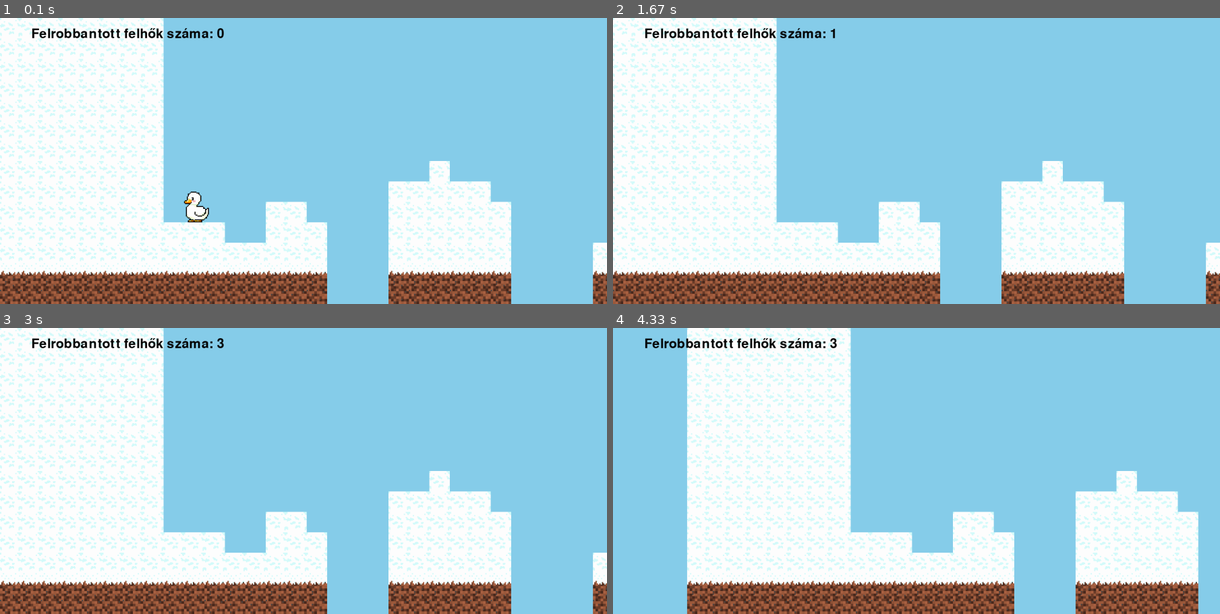
Above: before the commit, frames 1-4 (two rows, left to right).
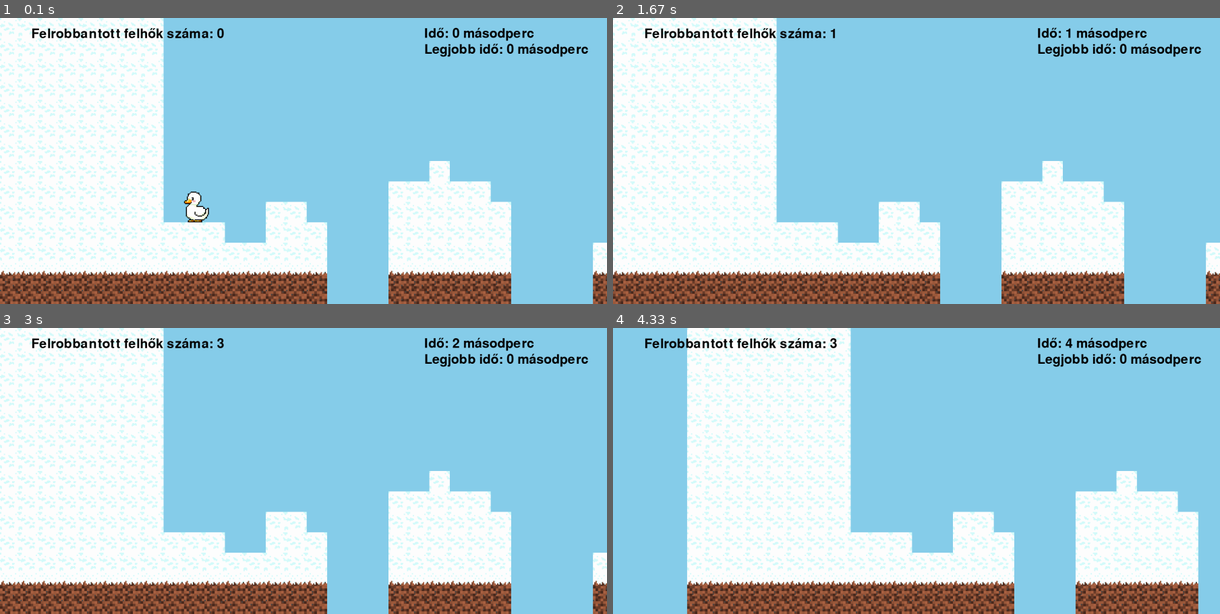
Above: after the commit, the same moments.

Repository: pinterroniaron/Pygame_minta
Game: pygame game, started from main.py
The game is run twice, just before and just after one commit, with the same random seed, the same clock (stepped at 60 frames per second) and the same inputs.
Inputs (mouse positions are in pixels of both pictures, inside the frame that each line leads up to):
- Up to frame 1 (0.1 s): no input
- Up to frame 2 (1.67 s): hold T 0.33-0.8 s; hold Right 0.33-0.8 s; hold R 0.83-1.3 s; hold Right 0.83-1.3 s; click (1213, 123) at 1.38 s
- Up to frame 3 (3 s): click (600, 405) at 2.22 s; click (606, 485) at 2.55 s
- Up to frame 4 (4.33 s): hold Left from 3.83 s (still down)

The runs differ from the first frame. In frame 1, 0.8% of the frame differs, in the area x 70-97%, y 3-14%; in frame 2, 0.8%; in frame 3, 0.8%; in frame 4, 0.8%.

Commit message:
timer, time log

Diff:
--- a/main.py
+++ b/main.py
@@ -1,3 +1,4 @@
+from os import write
 import pygame
 from cloud import Cloud
 from level import Level
@@ -11,15 +12,27 @@
 clouds_group: pygame.sprite.Group = pygame.sprite.Group()
 level: Level = Level(level_map, screen, clouds_group)
 
+
 font_colour = (0, 0, 0)
-time_prev = None
 sky = (135, 206, 235)
+running: bool = True
+best = 1000000
+best_time = 0
+prev_time = 0
+
+while running:
+    time = (int(pygame.time.get_ticks() / 1000) - prev_time)
+
+    with open("records.txt", "r", encoding="utf-8") as file:
+        for line in file:
+            number = int(line.strip())
+            if number < best:
+                best = number
+
+    if best != 1000000:
+        best_time = best
 
 
-running: bool = True
-while running:
-    time = pygame.time.get_ticks()
-    print(int(time / 1000))
     for event in pygame.event.get():
         if event.type == pygame.QUIT:
             running = False
@@ -32,8 +45,20 @@
                 Cloud.last_counter = None
                 clouds_group.empty()
                 level = Level(level_map, screen, clouds_group)
+                prev_time += time
+            elif event.key == pygame.K_t:
+                with open("records.txt", "a", encoding="utf-8") as file:
+                    file.write(f"{str(time)}\n")
 
 
+
+    game_font: pygame.font.Font = pygame.font.Font(None, 60)
+    text_surf_2: pygame.Surface = game_font.render(f'Idő: {time} másodperc', True, font_colour)
+    text_rect_2: pygame.Rect = text_surf_2.get_rect(center=(1500, 50))
+
+    game_font: pygame.font.Font = pygame.font.Font(None, 60)
+    text_surf_3: pygame.Surface = game_font.render(f'Legjobb idő: {best_time} másodperc', True, font_colour)
+    text_rect_3: pygame.Rect = text_surf_2.get_rect(center=(1500, 100))
 
 
     if Cloud.counter != Cloud.last_counter:
@@ -42,15 +67,12 @@
         text_rect: pygame.Rect = text_surf.get_rect(center=(400, 50))
         Cloud.last_counter = Cloud.counter
 
-    for e in range(60):
-        if e == 60:
-            time += 1
-            time_prev = time
-
 
     screen.fill(sky)
     level.run()
     screen.blit(text_surf, text_rect)
+    screen.blit(text_surf_2, text_rect_2)
+    screen.blit(text_surf_3, text_rect_3)
     pygame.display.update()
     clock.tick(60)
 
--- a/settings.py
+++ b/settings.py
@@ -1,18 +1,18 @@
 level_map: list[str] = [
-    "HHHHHHHH                                                                                     GGGG                                                                                 TTT                                                            ",
-    "HHHHHHHH                                                                                     XXXX                                                                                 SSS                                                            ",
-    "HHHHHHHH                                                   HH                                XXXX                 G                                                   GGTTT       SSS    TTT                    SSSS     SSSS                   ",
-    "HHHHHHHH                                                   FF                                XXXX     GG      G   X                                                   XXSSS       SS     SSS                   S        S                        ",
-    "HHHHHHHH                                            H                  HHgGGGG                        XX      X                                                  G    X           SS       S                   S        S                       ",
-    "HHHHHHHH                                        H   F                  FFDXXXX      GG                                                                        G  X   GX           SST      S                   S   SS   S   SS                           ",
-    "HHHHHHHH                                        F                  HH  XXXXXXX      XX       GGGG                                                          G  X      XX  TT    TSSSSS    TTS                   S    S   S    S                  ",
-    "HHHHHHHH             H           HH     HH                         FF                        XXXX                          GGG                          G  X         XX  S     SSSSS     SSS                    SSSS     SSSS                           ",
-    "HHHHHHHH           HHHHH       FFFF     FF                    HHH                            XXXX                  GGG     XXX                       G  X            XX  S    TSSSSS     SSS                                                                    ",
-    "HHHHHHHH P   HH    HHHHHH                                     FFF                            XXXX   GGG          GGXXX                            G  X               XX  S    SSSSSST      S                                                          ",
-    "HHHHHHHHHHH  HHH   HHHHHH                              HHH                                   XXXX   XXX    GG    XXXXX                         G  X                  XX  SSSSSSSSSSSS      S                                                              ",
-    "HHHHHHHHHHHHHHHH   HHHHHH    HHHHHHH           HHH     FFF                                   XXXX          XX                               G  X                     XX                  TTS                                                                ",
-    "FFFFFFFFFFFFFFFF   FFFFFF    FFFFFFF   FFF     FFF                                           XXXX                                        G  X                        XX                  SSS           TTTTTTTTTTTTTTTTTTTTTT                                           ",
-    "XXXXXXXXXXXXXXXX   XXXXXX    XXXXXXX                                                         XXXX                                     GGGX                           XXXSSSSSSSSSSSSS    SSS           SSSSSSSSSSSSSSSSSSSSSS                                                   ",
+    "HHHHHHHH                                                                                     GGGG                                                                                 TTT                                               ",
+    "HHHHHHHH                                                                                     XXXX                                                                                 SSS                                               ",
+    "HHHHHHHH                                                   HH                                XXXX                 G                                                   GGTTT       SSS    TTT                    SSSS     SSSS       ",
+    "HHHHHHHH                                                   FF                                XXXX     GG      G   X                                                   XXSSS       SS     SSS                   S        S           ",
+    "HHHHHHHH                                            H                  HHgGGGG                        XX      X                                                  G    X           SS       S                   S        S           ",
+    "HHHHHHHH                                        H   F                  FFDXXXX      GG                                                                        G  X   GX           SST      S                   S   SS   S   SS      ",
+    "HHHHHHHH                                        F                  HH  XXXXXXX      XX       GGGG                                                          G  X      XX  TT    TSSSSS    TTS                   S    S   S    S      ",
+    "HHHHHHHH             H           HH     HH                         FF                        XXXX                          GGG                          G  X         XX  S     SSSSS     SSS                    SSSS     SSSS       ",
+    "HHHHHHHH           HHHHH       FFFF     FF                    HHH                            XXXX                  GGG     XXX                       G  X            XX  S    TSSSSS     SSS                                        ",
+    "HHHHHHHH P   HH    HHHHHH                                     FFF                            XXXX   GGG          GGXXX                            G  X               XX  S    SSSSSST      S                                        ",
+    "HHHHHHHHHHH  HHH   HHHHHH                              HHH                                   XXXX   XXX    GG    XXXXX                         G  X                  XX  SSSSSSSSSSSS      S                                        ",
+    "HHHHHHHHHHHHHHHH   HHHHHH    HHHHHHH           HHH     FFF                                   XXXX          XX                               G  X                     XX                  TTS                                        ",
+    "FFFFFFFFFFFFFFFF   FFFFFF    FFFFFFF   FFF     FFF                                           XXXX                                        G  X                        XX                  SSS           TTTTTTTTTTTTTTTTTTTTTT       ",
+    "XXXXXXXXXXXXXXXX   XXXXXX    XXXXXXX                                                         XXXX                                     GGGX                           XXXSSSSSSSSSSSSS    SSS           SSSSSSSSSSSSSSSSSSSSSS       ",
 ]
 
 #T = sand_top
Empty file added: records.txt
